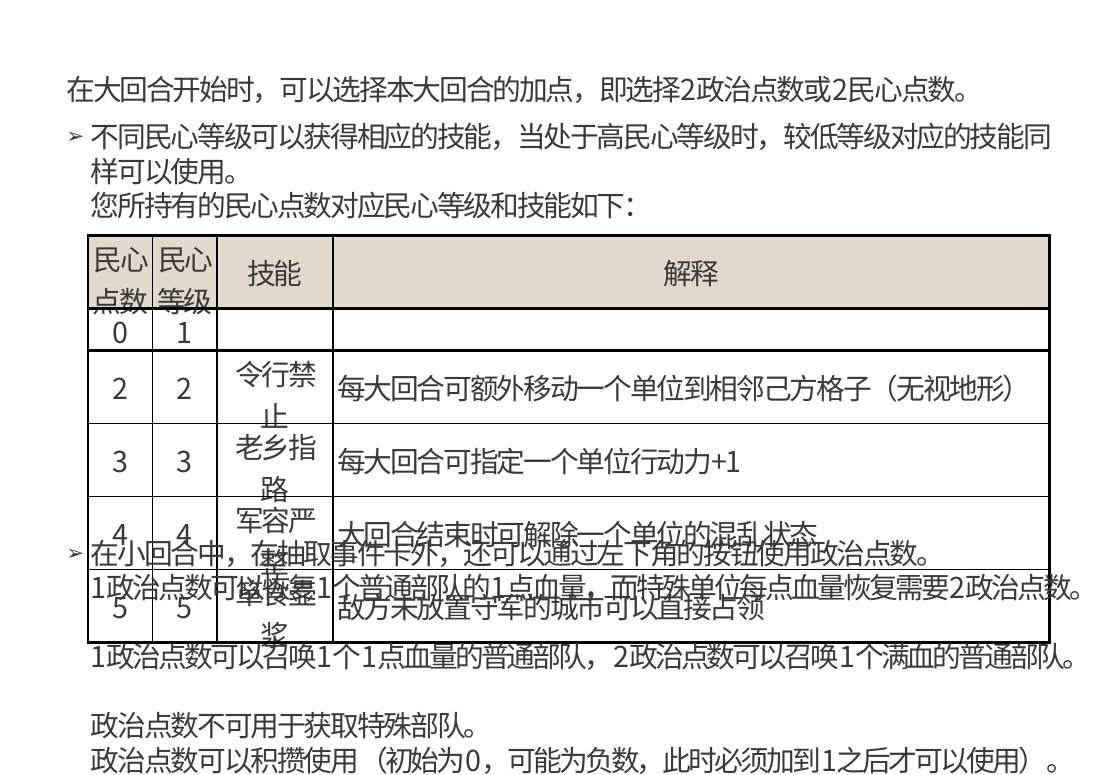
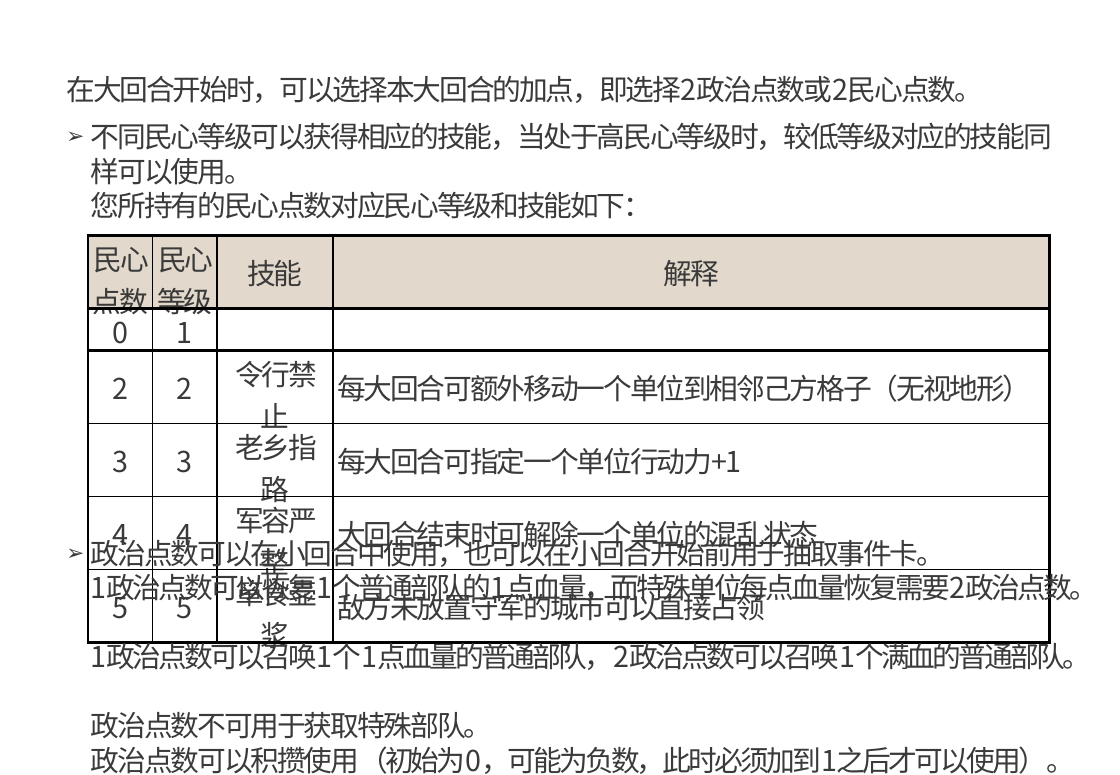
Before and after one commit to wanjin1234/three_kingdoms, a slide deck: slide 5 of game_rule.pptx (slide 8 before the commit). Drawn at 1120x775 pixels with LibreOffice and Linux fonts; fonts in the diff are those of the drawing; background and template pictures are left out. Boxes give left, top, right and bottom in pixels: in the first picture for what was removed or moved away, otherwise in the second. Text is boxed around its words. In the diff, an @@ line names an element or a change of style, - is before the commit and + after.

```diff
--- a/game_rule.pptx
+++ b/game_rule.pptx
@@ text at (91,535,1098,774): text changed @@
-➢ 在小回合中，在抽取事件卡外，还可以通过左下角的按钮使用政治点数。
-  1政治点数可以恢复1个普通部队的1点血量，而特殊单位每点血量恢复需要2政治点数。
-  1政治点数可以召唤1个1点血量的普通部队，2政治点数可以召唤1个满血的普通部队。
-  政治点数不可用于获取特殊部队。
-  政治点数可以积攒使用（初始为0，可能为负数，此时必须加到1之后才可以使用）。
+➢ 政治点数可以在小回合中使用，也可以在小回合开始前用于抽取事件卡。
+  1政治点数可以恢复1个普通部队的1点血量，而特殊单位每点血量恢复需要2政治点数。
+  1政治点数可以召唤1个1点血量的普通部队，2政治点数可以召唤1个满血的普通部队。
+  政治点数不可用于获取特殊部队。
+  政治点数可以积攒使用（初始为0，可能为负数，此时必须加到1之后才可以使用）。
```
Also in this commit, not shown: 4 other slides changed.
